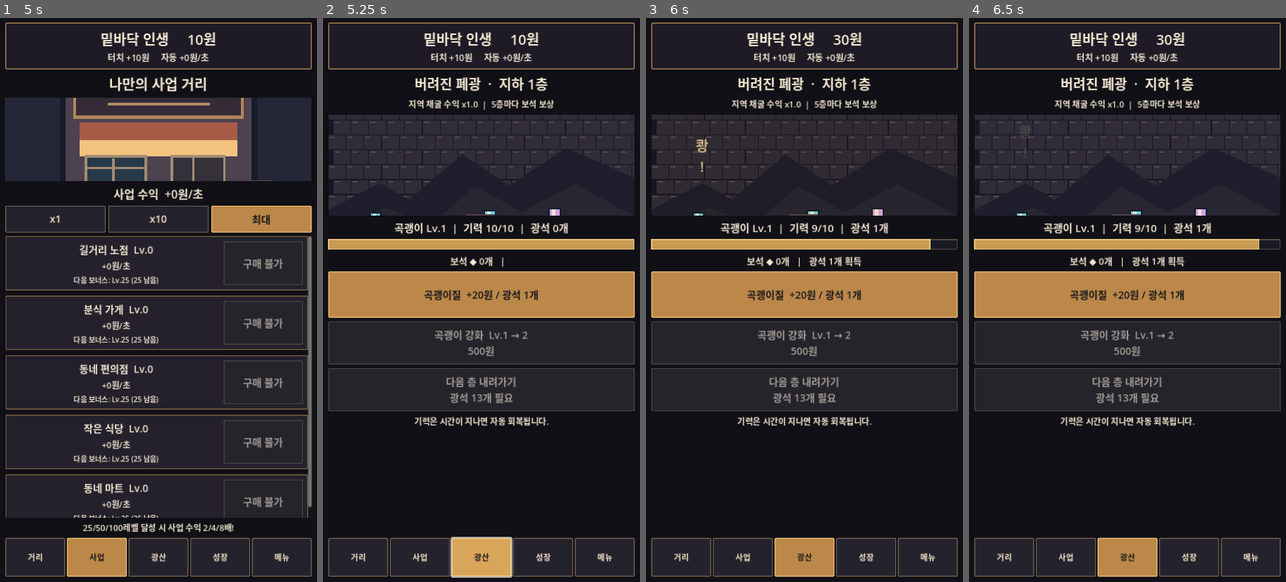
Above: before the commit, frames 1-4 (left to right).
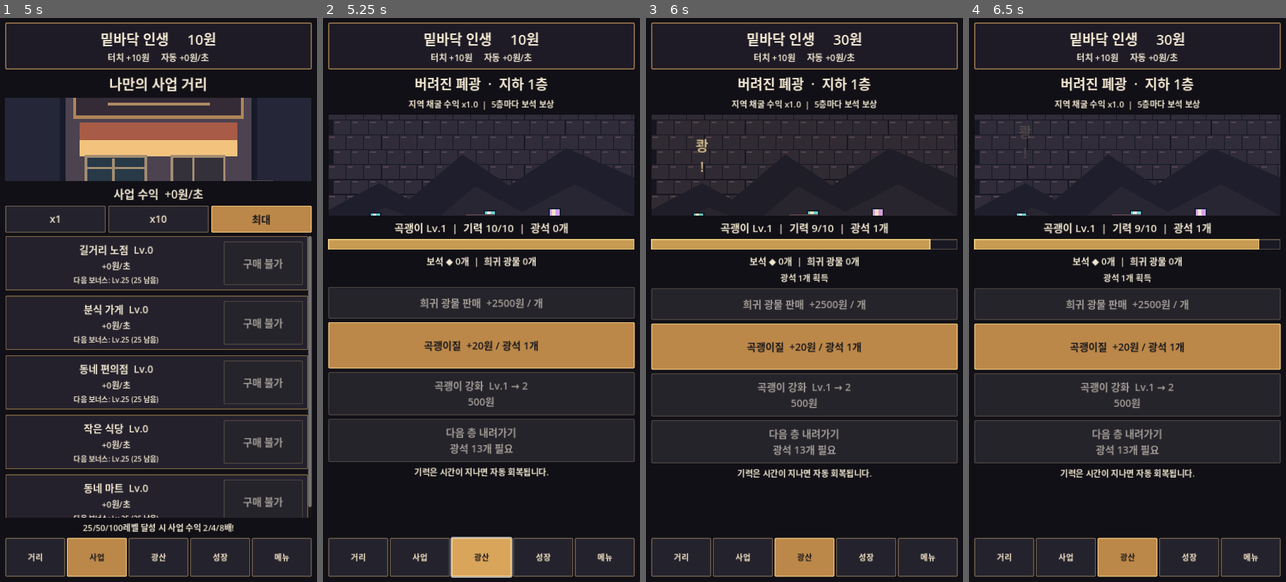
Above: after the commit, the same moments.

Repository: sungpil987/BottomLife-Reborn
Game: Godot game, scene res://scenes/Main.tscn
The game is run twice, just before and just after one commit, with the same random seed, the same clock (stepped at 60 frames per second) and the same inputs.
Inputs (mouse positions are in pixels of both pictures, inside the frame that each line leads up to):
- Up to frame 1 (5 s): click (158, 254) at 0.5 s; click "거리" at 1.25 s; click "사업" at 2 s; click "x1" at 2.75 s; click "x10" at 3.5 s; click "최대" at 4.25 s
- Up to frame 2 (5.25 s): click "광산" at 5 s
- Up to frame 3 (6 s): click "곡괭이질 +20원 / 광석 1개" at 5.75 s
- Up to frame 4 (6.5 s): no input

Frame 1 is identical in both runs. In frame 2, 19% of the frame differs, in the area x 1-99%, y 42-82%; in frame 3, 19%; in frame 4, 19%.
Error after the commit: Parse Error: Cannot infer the type of "glow" variable because the value doesn't have a set type. (res://scripts/mine_zone_overlay.gd:21)

Commit message:
v2.6 render mining zone minerals and add persistent rare ore drops and selling

Diff:
--- a/scripts/main.gd
+++ b/scripts/main.gd
@@ -22,6 +22,7 @@
 var mine_buttons: Array[Button] = []
 var mine_status: Label
 var mine_energy_bar: ProgressBar
+var rare_ore: int = 0
 var mine_art: TextureRect
 var mine_effect_layer: Control
 var mine_flash_tween: Tween
@@ -116,6 +117,7 @@
 		mine_depth = maxi(1, int(data.get("mine_depth", 1)))
 		pickaxe_level = maxi(1, int(data.get("pickaxe_level", 1)))
 		ore = maxi(0, int(data.get("ore", 0)))
+		rare_ore = maxi(0, int(data.get("rare_ore", 0)))
 		gems = maxi(0, int(data.get("gems", 0)))
 		luck_level = clampi(int(data.get("luck_level", 0)), 0, 50)
 		stamina_level = clampi(int(data.get("stamina_level", 0)), 0, 50)
@@ -132,7 +134,7 @@
 func save_game() -> void:
 	var file := FileAccess.open(SAVE_PATH, FileAccess.WRITE)
 	if file != null:
-		file.store_string(JSON.stringify({"money": money, "tap_lev …(109 unchanged characters)… axe_level": pickaxe_level, "ore": ore, "gems": gems, "luck_level": luck_level, " …(190 unchanged characters)…
+		file.store_string(JSON.stringify({"money": money, "tap_lev …(109 unchanged characters)… axe_level": pickaxe_level, "ore": ore, "rare_ore": rare_ore, "gems": gems, "luck_level": luck_level, " …(190 unchanged characters)…
 
 func make_label(value: String, size: int = 27) -> Label:
 	var label := Label.new()
@@ -278,6 +280,7 @@
 	mine_depth = 1
 	pickaxe_level = 1
 	ore = 0
+	rare_ore = 0
 	gems = 0
 	luck_level = 0
 	stamina_level = 0
@@ -492,13 +495,17 @@
 	money += reward
 	run_earned += reward
 	ore += pickaxe_level
+	var rare_chance := minf(0.25, 0.01 + float(mine_depth) * 0.002)
+	var found_rare := randf() < rare_chance
+	if found_rare:
+		rare_ore += 1 + int(mine_depth / 25)
 	var chance := minf(0.60, 0.03 + float(luck_level) * 0.01 + float(mine_depth - 1) * 0.002)
 	if randf() < chance:
 		var found := 1 + int(mine_depth / 10)
 		gems += found
 		last_mine_find = "희귀 보석 %d개 발견!" % found
 	else:
-		last_mine_find = "광석 %d개 획득" % pickaxe_level
+		last_mine_find = "희귀 광물 발견!" if found_rare else "광석 %d개 획득" % pickaxe_level
 	save_game()
 	refresh()
 	play_mine_hit_effect()
@@ -534,6 +541,17 @@
 	save_game()
 	refresh()
 
+func sell_rare_ore() -> void:
+	if rare_ore <= 0:
+		return
+	var income := float(rare_ore) * 2500.0 * float(mine_depth) * prestige_multiplier()
+	money += income
+	run_earned += income
+	rare_ore = 0
+	last_mine_find = "희귀 광물 판매 +%s원" % number(income)
+	save_game()
+	refresh()
+
 func mine_zone_name() -> String:
 	if mine_depth >= 50:
 		return "심연의 수정동굴"
@@ -583,6 +601,12 @@
 	art.stretch_mode = TextureRect.STRETCH_KEEP_ASPECT_COVERED
 	stage.add_child(art)
 	mine_art = art
+	var mineral_overlay := Control.new()
+	mineral_overlay.set_script(load("res://scripts/mine_zone_overlay.gd"))
+	mineral_overlay.set_anchors_and_offsets_preset(Control.PRESET_FULL_RECT)
+	mineral_overlay.mouse_filter = Control.MOUSE_FILTER_IGNORE
+	mineral_overlay.set("zone", 3 if mine_depth >= 50 else (2 if mine_depth >= 25 else (1 if mine_depth >= 10 else 0)))
+	stage.add_child(mineral_overlay)
 	mine_effect_layer = Control.new()
 	mine_effect_layer.set_anchors_and_offsets_preset(Control.PRESET_FULL_RECT)
 	mine_effect_layer.mouse_filter = Control.MOUSE_FILTER_IGNORE
@@ -597,7 +621,12 @@
 	mine_energy_bar.add_theme_stylebox_override("background", panel_style(Color("#191923"), Color("#554b43"), 0))
 	mine_energy_bar.add_theme_stylebox_override("fill", panel_style(Color("#c79b51"), Color("#e6c479"), 0))
 	content.add_child(mine_energy_bar)
-	content.add_child(make_label("보석 ◆ %d개   |   %s" % [gems, last_mine_find], 21))
+	content.add_child(make_label("보석 ◆ %d개  |  희귀 광물 %d개" % [gems, rare_ore], 21))
+	content.add_child(make_label(last_mine_find, 19))
+	var sell := make_button("희귀 광물 판매  +%s원 / 개" % number(float(2500 * mine_depth) * prestige_multiplier()))
+	sell.disabled = rare_ore == 0
+	sell.pressed.connect(sell_rare_ore)
+	content.add_child(sell)
 	var dig := make_button("곡괭이질  +%s원 / 광석 %d개" % [number(float(20 * pickaxe_level * mine_depth) * prestige_multiplier() * mine_zone_bonus()), pickaxe_level])
 	dig.custom_minimum_size.y = 105
 	decorate_button(dig, true)
